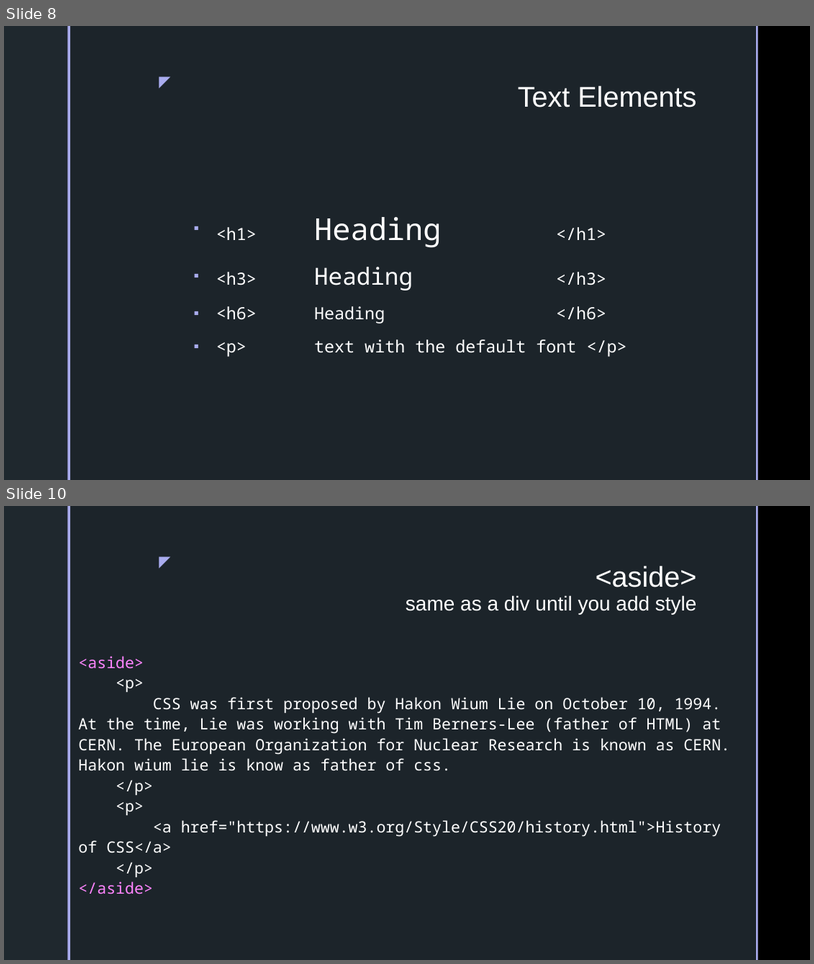
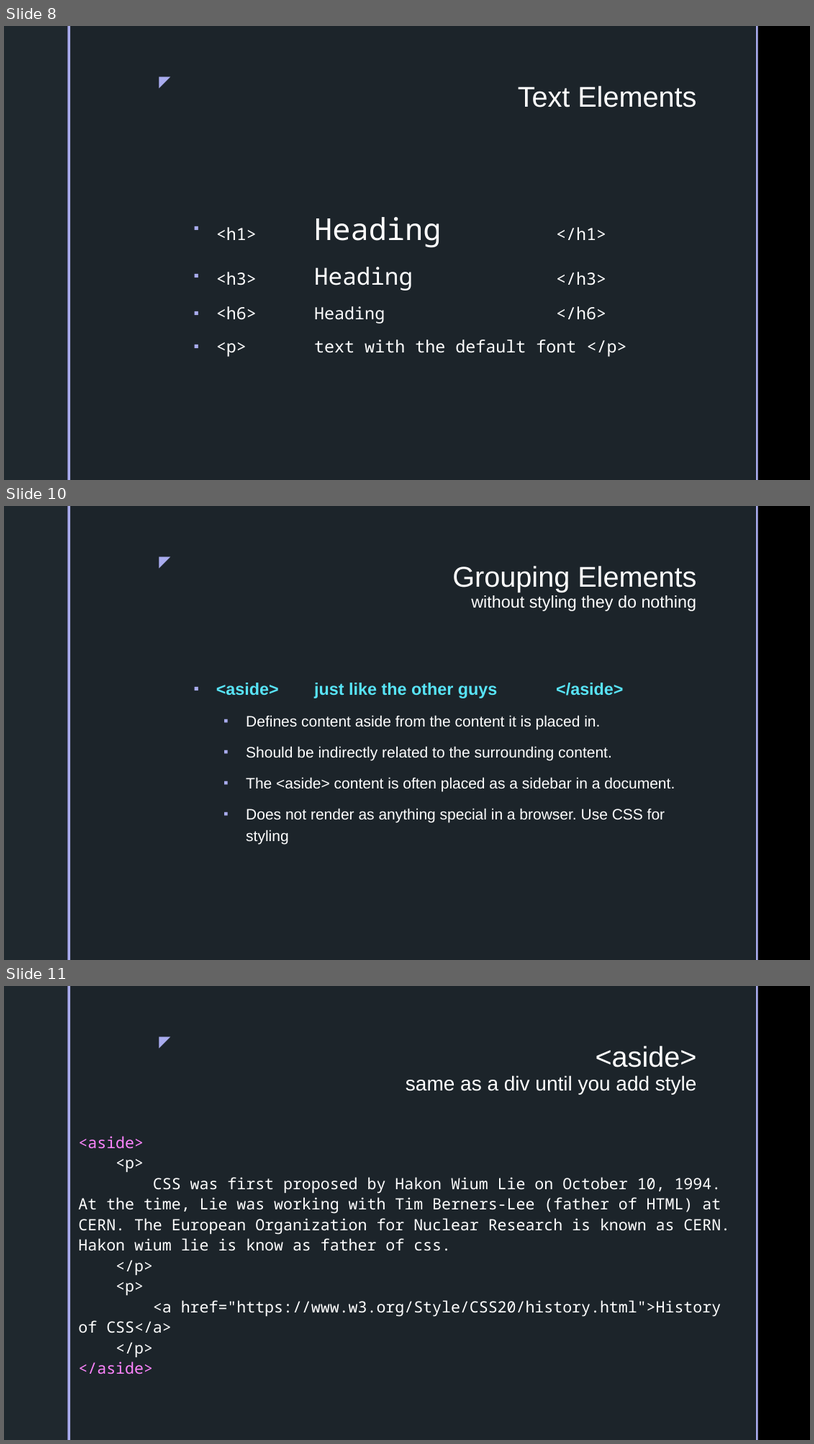
Before and after one commit to gtjames/3420-Presentations, a slide deck: Week 03 - HTML.pptx. Shown one above the other, each under a label of ours: slides 8 and 10 before the commit, slides 8, 10 and 11 after it; the slides between them are not shown. The pictures are 814x964 and 814x1444 pixels, drawn with LibreOffice and Linux fonts; fonts in the diff are those of the drawing; background and template pictures are left out. Boxes give left, top, right and bottom in pixels: in the first picture for what was removed or moved away, otherwise in the second. Text is boxed around its words. In the diff, an @@ line names an element or a change of style, - is before the commit and + after.

```diff
--- a/Week 03 - HTML.pptx
+++ b/Week 03 - HTML.pptx
@@ slide 10 added at box(4, 506, 810, 960), background picture (left out); not listed: 5 template elements that a slide beside it also shows @@
@@ title added at box(453, 566, 697, 611), 20 pt, text #FFFFFF @@
+Grouping Elements
+without styling they do nothing
@@ text added at box(216, 682, 675, 844), 18 pt, text #FFFFFF @@
+▪ <aside> just like the other guys </aside>
+  ▪ Defines content aside from the content it is placed in.
+  ▪ Should be indirectly related to the surrounding content.
+  ▪ The <aside> content is often placed as a sidebar in a document.
+  ▪ Does not render as anything special in a browser. Use CSS for styling
@@ what was slide 10 is now slide 11 @@
```
Also in this commit, not shown: 3 slides changed, 5 other files.
